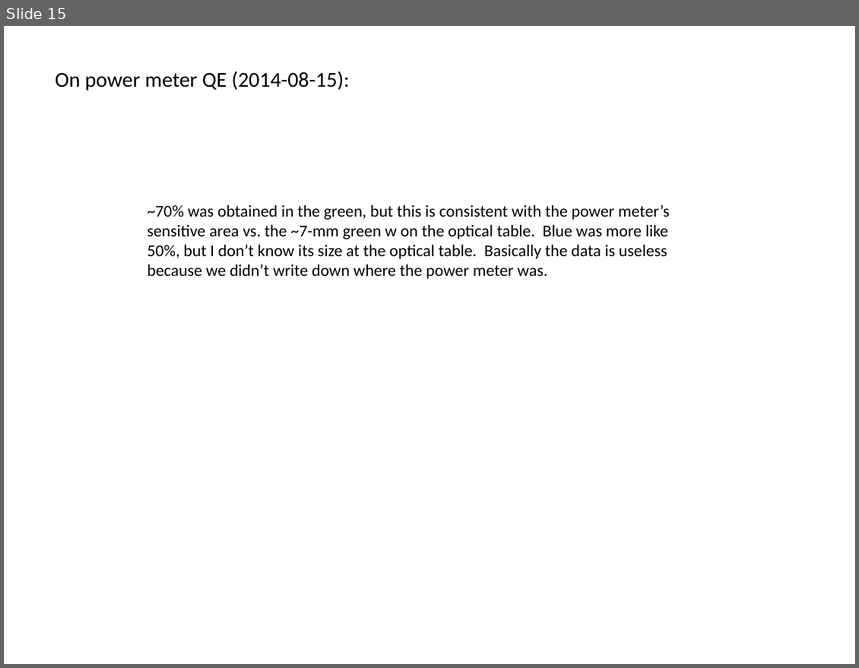
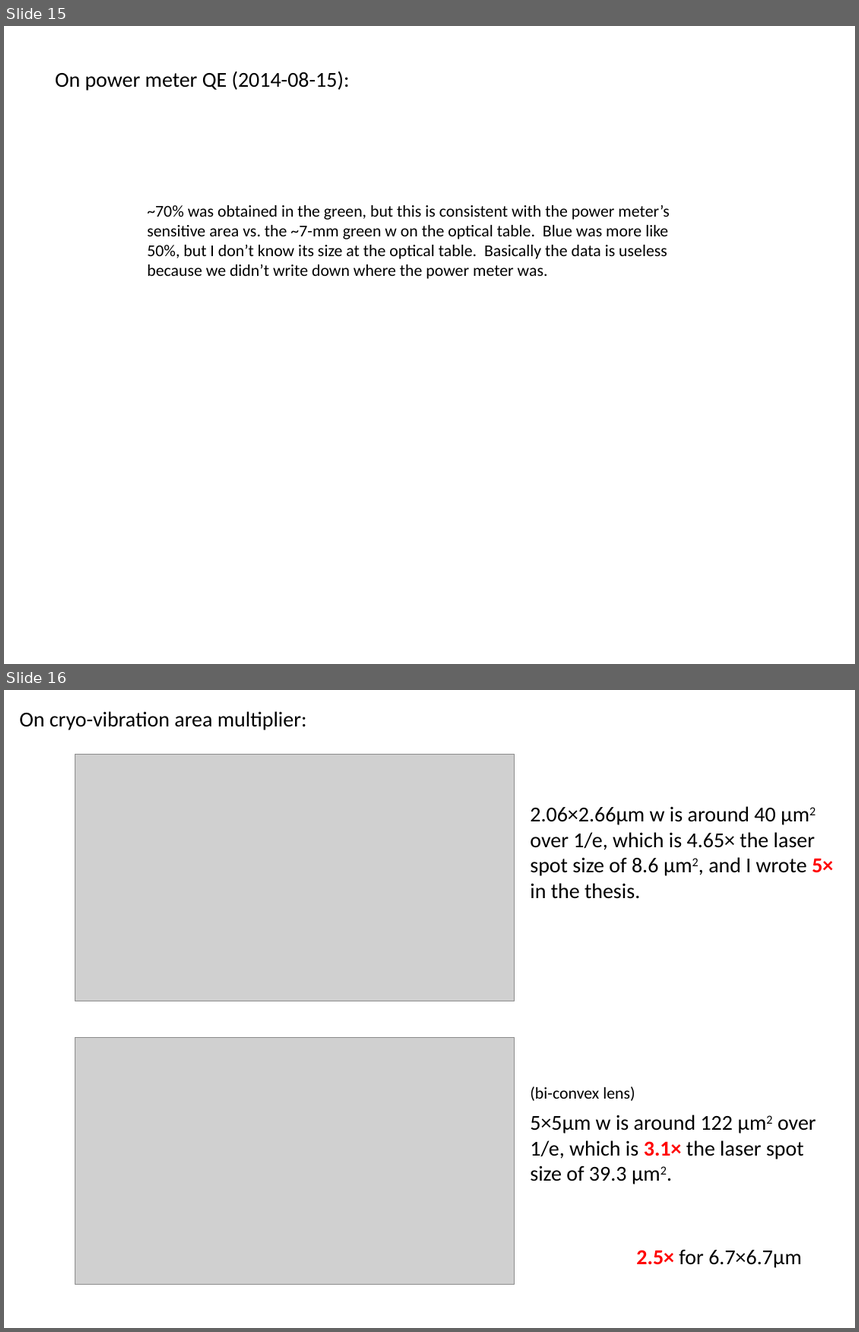
Before and after one commit to Waltmon/timthesis, a slide deck: thought_process.pptx. Shown one above the other, each under a label of ours: slide 15 before the commit, slides 15 and 16 after it. The pictures are 859x668 and 859x1332 pixels, drawn with LibreOffice and Linux fonts; fonts in the diff are those of the drawing; grey boxes stand for pictures. Boxes give left, top, right and bottom in pixels: in the first picture for what was removed or moved away, otherwise in the second. Text is boxed around its words. In the diff, an @@ line names an element or a change of style, - is before the commit and + after.

```diff
--- a/thought_process.pptx
+++ b/thought_process.pptx
@@ slide 16 added at box(4, 690, 855, 1328), background #FFFFFF @@
@@ text added at box(19, 711, 307, 730), 18 pt, text #000000 @@
+On cryo-vibration area multiplier:
@@ picture added at box(75, 755, 514, 1002) @@
@@ text added at box(530, 806, 833, 899), 18 pt, text #000000 @@
+2.06×2.66μm w is around 40 μm2 over 1/e, which is 4.65× the laser spot size of 8.6 μm2, and I wrote 5× in the thesis.
@@ picture added at box(75, 1037, 514, 1284) @@
@@ text added at box(530, 1087, 635, 1101), 14 pt, text #000000 @@
+(bi-convex lens)
@@ text added at box(530, 1115, 816, 1182), 18 pt, text #000000 @@
+5×5μm w is around 122 μm2 over 1/e, which is 3.1× the laser spot size of 39.3 μm2.
@@ text added at box(636, 1250, 802, 1268), 18 pt, text #000000 @@
+2.5× for 6.7×6.7μm
```
Also in this commit, not shown: 11 other files.
